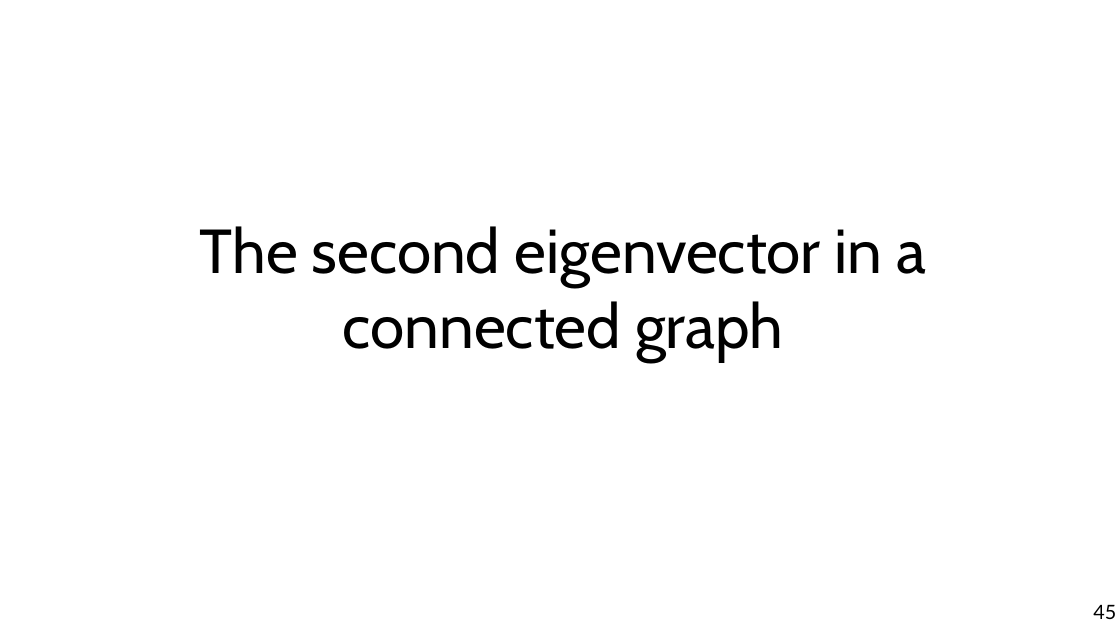
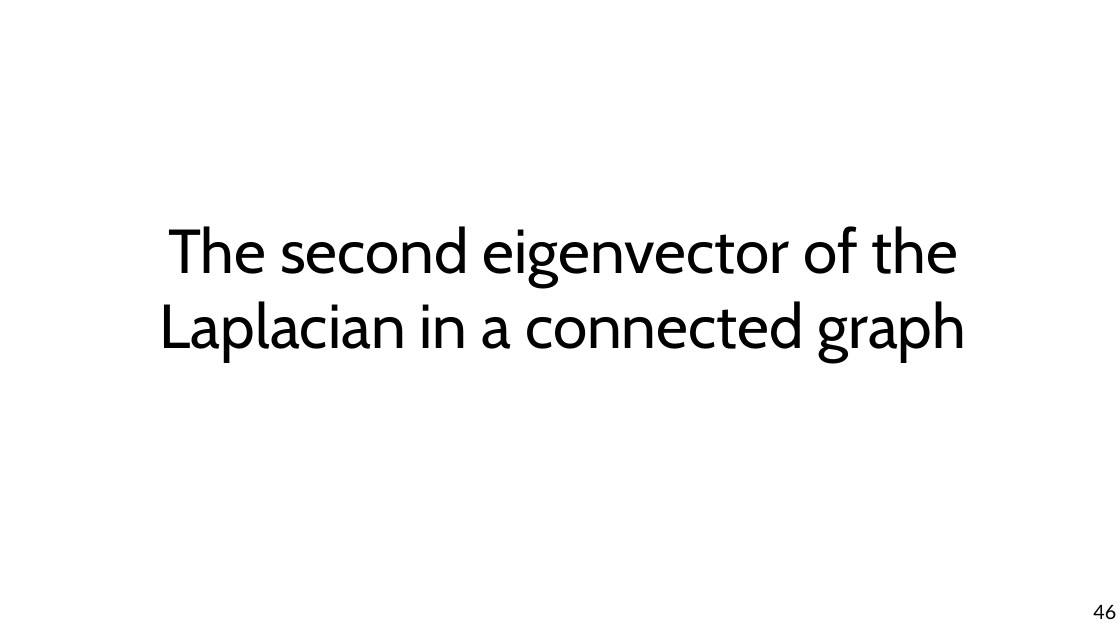
Before and after one commit to chatox/networks-science-course, a slide deck: slide 46 of theory/odp/tt22-spectral_graph_embedding.odp (slide 45 before the commit). Drawn at 1120x630 pixels with LibreOffice and Linux fonts; fonts in the diff are those of the drawing. Boxes give left, top, right and bottom in pixels: in the first picture for what was removed or moved away, otherwise in the second. Text is boxed around its words. In the diff, an @@ line names an element or a change of style, - is before the commit and + after.

```diff
--- a/theory/odp/tt22-spectral_graph_embedding.odp
+++ b/theory/odp/tt22-spectral_graph_embedding.odp
@@ title at (x1=160, y1=226, x2=966, y2=361): text changed @@
-The second eigenvector in a
-connected graph
+The second eigenvector of the Laplacian in a connected graph
@@ page number at (x1=1093, y1=605, x2=1116, y2=619): text changed @@
-45
+46
```
Also in this commit, not shown: 31 other slides changed, 3 slides added, 1 slide removed, 1 other file.
